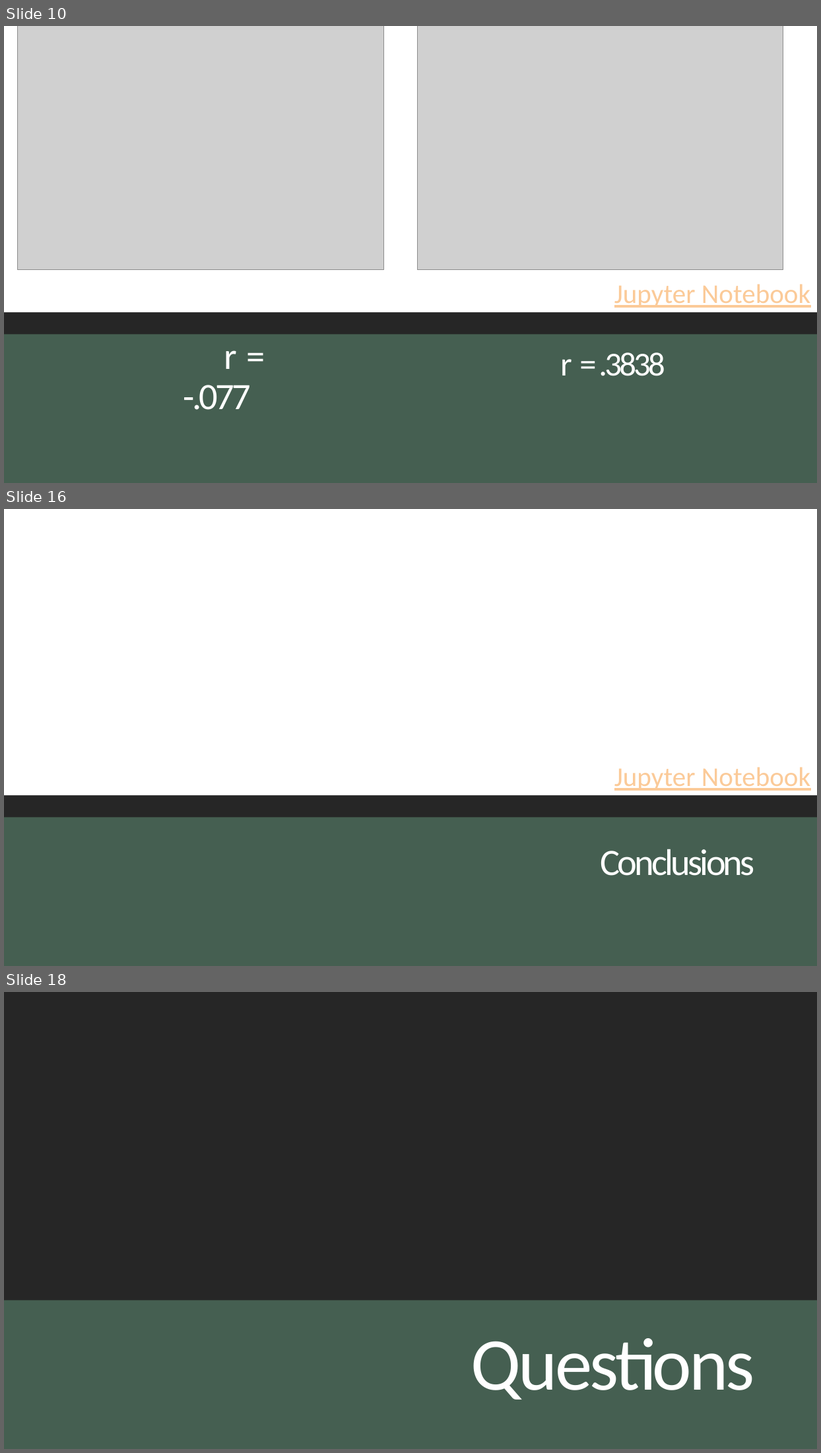
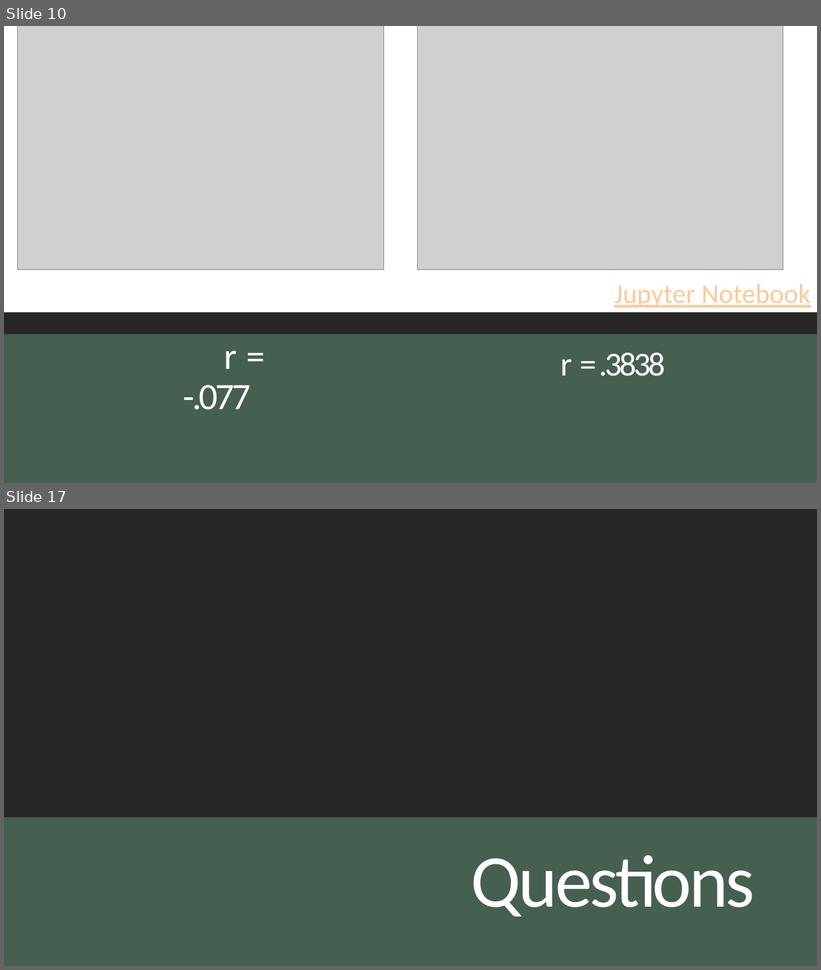
Before and after one commit to ashleighdevito/Cryptocurrency, a slide deck: Presentation/1_cryptocurrency_presentation.pptx. Shown one above the other, each under a label of ours: slides 10, 16 and 18 before the commit, slides 10 and 17 after it; the slides between them are not shown. The pictures are 821x1453 and 821x970 pixels, drawn with LibreOffice and Linux fonts; fonts in the diff are those of the drawing; grey boxes stand for pictures. Boxes give left, top, right and bottom in pixels: in the first picture for what was removed or moved away, otherwise in the second. Text is boxed around its words. In the diff, an @@ line names an element or a change of style, - is before the commit and + after.

```diff
--- a/Presentation/1_cryptocurrency_presentation.pptx
+++ b/Presentation/1_cryptocurrency_presentation.pptx
@@ slide 16 removed at bbox=[4, 509, 817, 966], background #455F51 @@
@@ rectangle removed at bbox=[4, 509, 817, 966] @@
@@ rectangle removed at bbox=[4, 509, 817, 795] @@
-Jupyter Notebook
@@ rectangle removed at bbox=[4, 818, 817, 966] @@
@@ title removed at bbox=[601, 850, 755, 876] @@
-Conclusions
@@ what was slide 18 is now slide 17 @@
```
Also in this commit, not shown: 12 slides changed, 2 slides added, 2 other slides removed, 21 other files.
